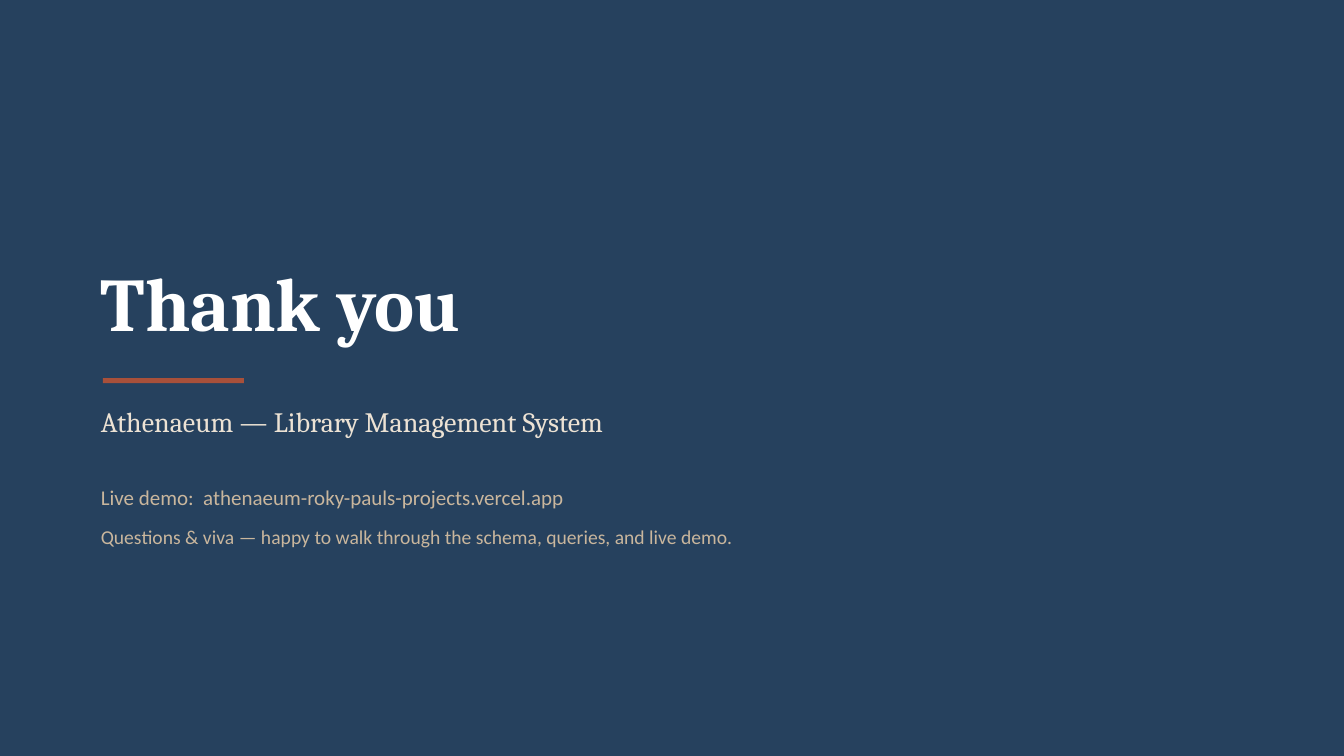
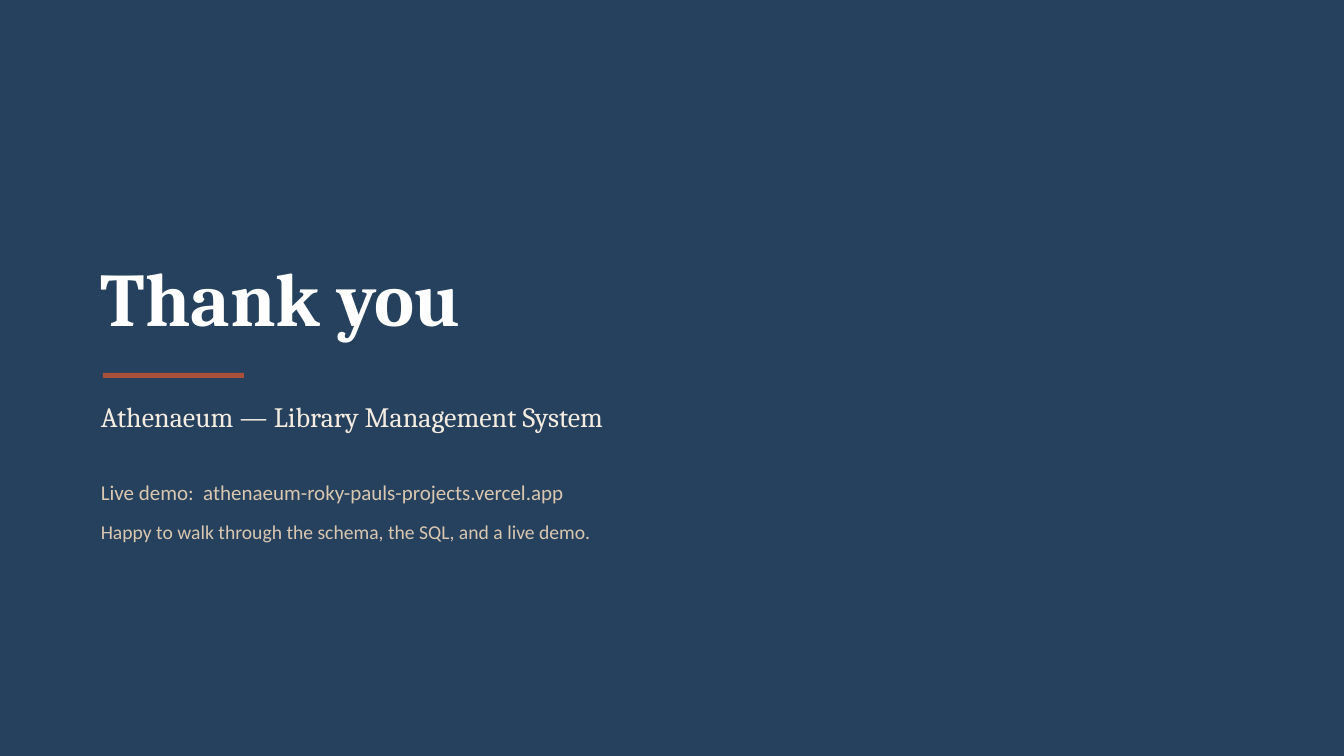
Before and after one commit to Roky777/DBMS_CAPSTONE, a slide deck: slide 16 of docs/Athenaeum_Presentation.pptx (slide 15 before the commit). Drawn at 1344x756 pixels with LibreOffice and Linux fonts; fonts in the diff are those of the drawing. Boxes give left, top, right and bottom in pixels: in the first picture for what was removed or moved away, otherwise in the second. Text is boxed around its words. In the diff, an @@ line names an element or a change of style, - is before the commit and + after.

Commit message:
Rebuild presentation: 4-part flow with live app screenshots

```diff
--- a/docs/Athenaeum_Presentation.pptx
+++ b/docs/Athenaeum_Presentation.pptx
@@ text "Thank you": place and size @@
-text "Thank you" at [101, 278, 460, 347]
+text "Thank you" at [101, 273, 460, 342]
@@ rectangle: place and size @@
-rectangle at [103, 378, 244, 383]
+rectangle at [103, 373, 244, 378]
@@ text "Athenaeum — Library Management System" at [101, 407, 603, 433]: text colour #ECE2D4 to #F4ECE0 @@
@@ text "Live demo: athenaeum-roky-pauls-projects.vercel.app" at [101, 485, 563, 504]: text colour #C9B69D to #D9C7B0 @@
@@ text at [101, 525, 590, 543]: text changed; text colour #C9B69D to #D9C7B0 @@
-Questions & viva — happy to walk through the schema, queries, and live demo.
+Happy to walk through the schema, the SQL, and a live demo.
```
Also in this commit, not shown: 11 other slides changed, 4 slides added, 3 slides removed, 1 other file.
